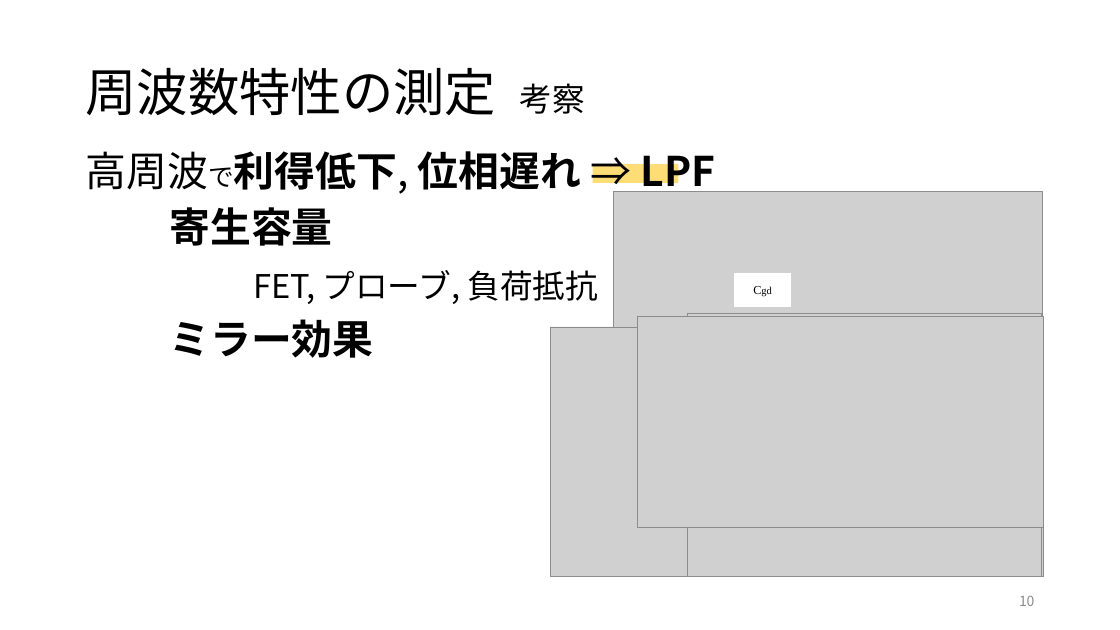
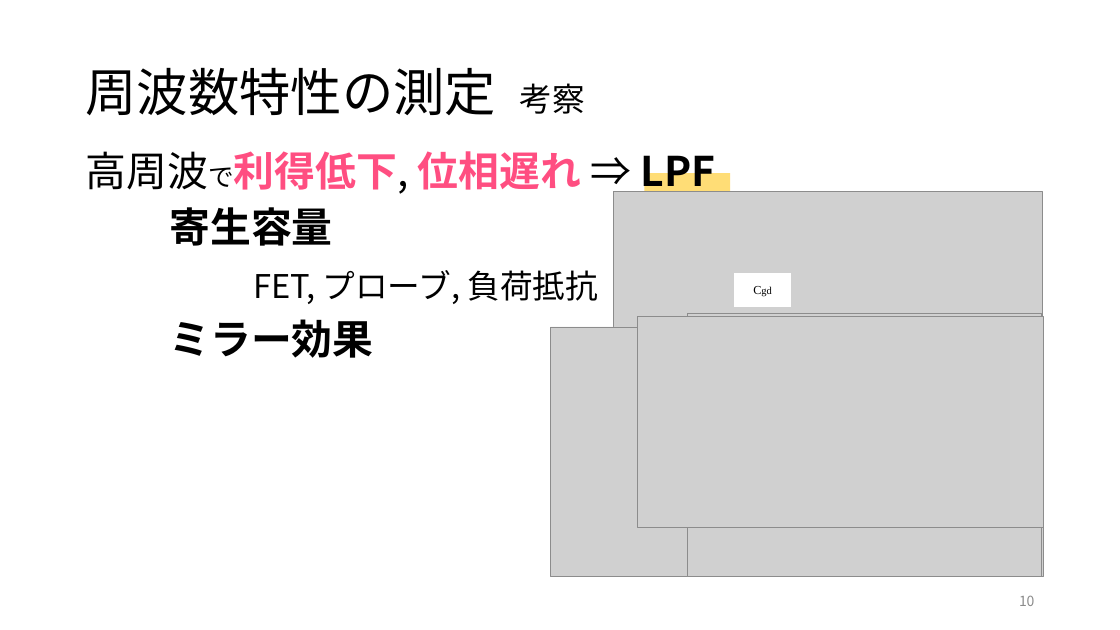
Before and after one commit to yoidea/design_project, a slide deck: slide 10 of design_project1.pptx. Drawn at 1120x630 pixels with LibreOffice and Linux fonts; fonts in the diff are those of the drawing; grey boxes stand for pictures. Boxes give left, top, right and bottom in pixels: in the first picture for what was removed or moved away, otherwise in the second. Text is boxed around its words. In the diff, an @@ line names an element or a change of style, - is before the commit and + after.

```diff
--- a/design_project1.pptx
+++ b/design_project1.pptx
@@ text at (85, 144, 716, 197): text colour #000000 to #FF4E81 in "高周波で利得低下, 位相遅れ" @@
@@ rectangle: place and size @@
-rectangle at (593, 165, 679, 183)
+rectangle at (644, 173, 730, 192)
```
Also in this commit, not shown: 1 other slide changed, 2 slides added.
